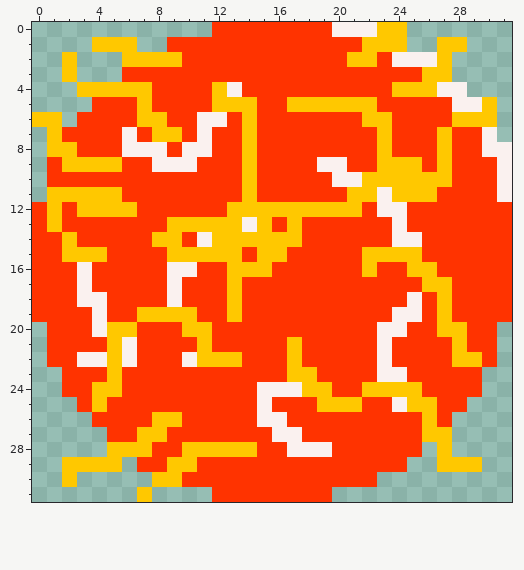
One commit to this pixel-art sprite: Projects/Project1/assets/images/sun.png. The picture above was drawn from the file before the commit.
The file is 128x128 pixels, drawn in blocks of 4x4; one block is one cell here.
The same view after the edit:
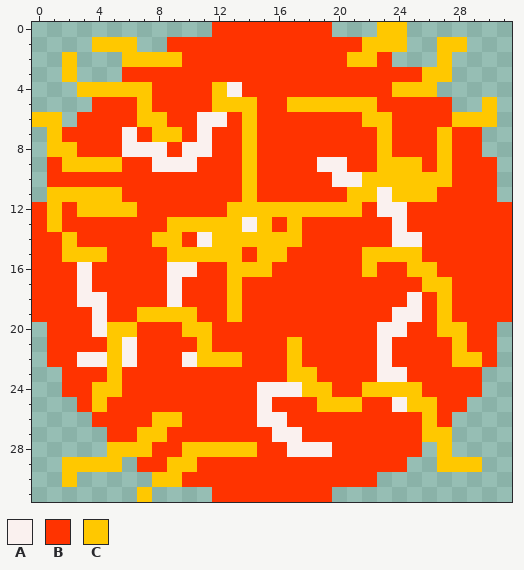
Palette (. is transparent): A #faf1ef  B #ff3300  C #ffc800
From old to new:
The author cleared colour A in row 0 at x 20 to 22; in row 2 at x 24 to 26; in row 4 at x 27 to 28; in row 5 at x 28 to 29; in row 7 at x 30; in row 8 at x 30 to 31.
The author cleared colour A in rows 9 to 11 at x 31.
Boxes around the changes in both pictures, in picture pixels (x1, y1, x2, y2):
erased: (332, 22, 512, 202)
